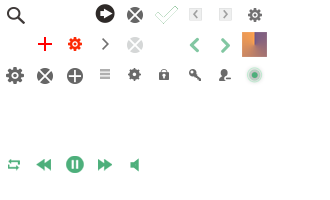
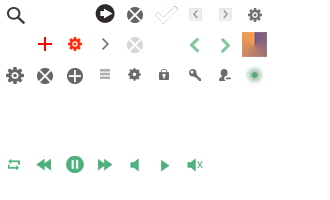
Before/after of a w=330, h=200 layered artwork. What changed in the layer stack:
added layer "图层 22" above "next icon 拷贝" over bbox(161, 160, 169, 172)
added layer "Volume Icon - Min 副本 2" above "Volume Icon - Min 副本" over bbox(187, 158, 196, 172)
added layer "图层 23 副本" above "图层 23" over bbox(197, 161, 203, 168)
